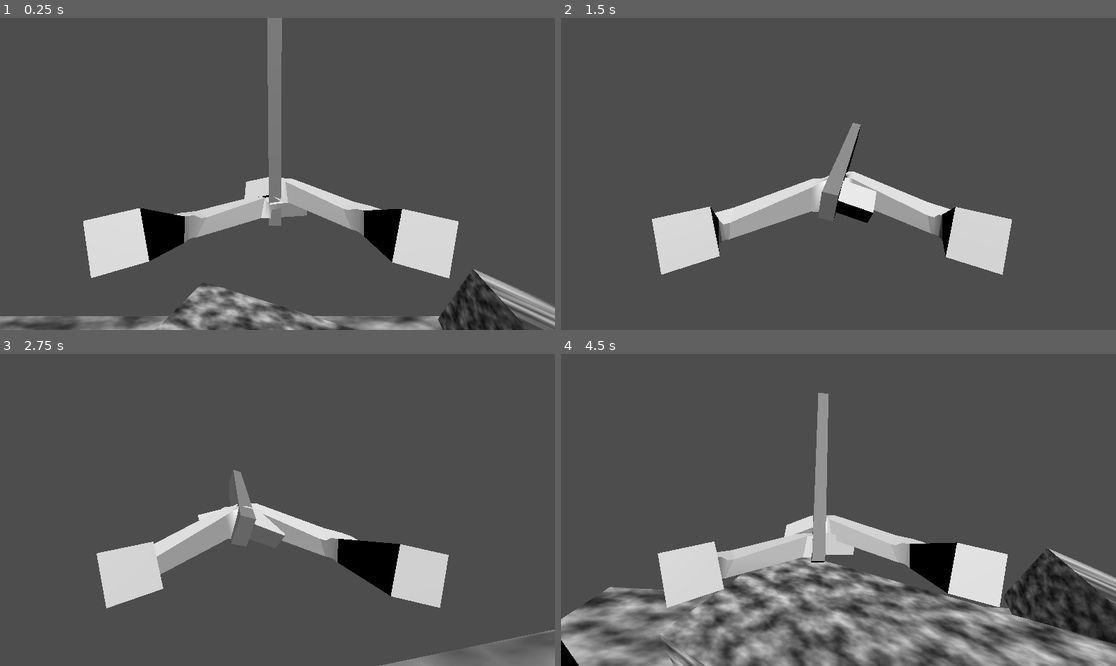
Above: before the commit, frames 1-4 (two rows, left to right).
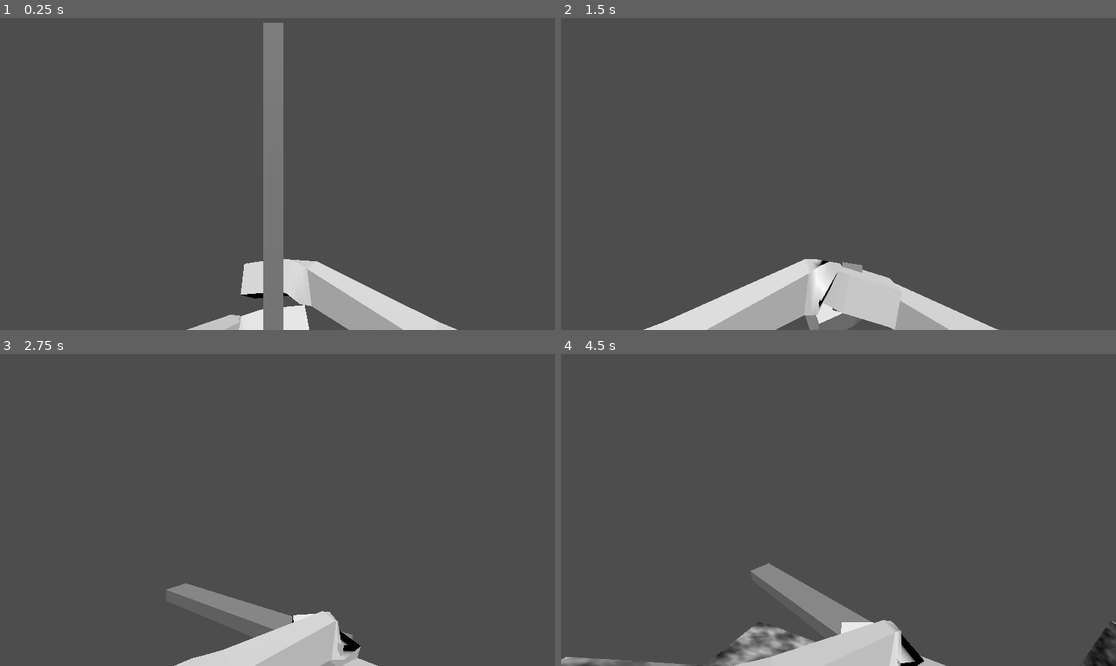
Above: after the commit, the same moments.

Repository: MoustachedMamba/Zarg
Game: Godot game, scene res://testscene.tscn
The game is run twice, just before and just after one commit, with the same random seed, the same clock (stepped at 60 frames per second) and the same inputs.
Inputs (mouse positions are in pixels of both pictures, inside the frame that each line leads up to):
- Up to frame 1 (0.25 s): no input
- Up to frame 2 (1.5 s): move the mouse to (866, 174) at 0.52 s; press the mouse at (866, 174) at 0.53 s; hold W (Forward) from 0.53 s (still down); tap Space (Jump) at 0.77 s; right-click (866, 174) at 0.8 s; move the mouse to (810, 174) at 1.27 s; release the mouse at (810, 174) at 1.28 s; right-click (810, 174) at 1.35 s
- Up to frame 3 (2.75 s): keep holding W (Forward); tap Space (Jump) at 1.52 s; click (249, 510) at 1.55 s; move the mouse to (288, 503) at 2.02 s; press the mouse at (288, 503) at 2.03 s; right-click (288, 503) at 2.3 s
- Up to frame 4 (4.5 s): keep holding W (Forward); move the mouse to (832, 516) at 2.77 s; release the mouse at (832, 516) at 2.78 s; right-click (832, 516) at 2.85 s; tap Space (Jump) at 3.02, 3.77 s; click (832, 516) at 3.05 s; move the mouse to (877, 513) at 3.52 s; hold Ctrl (Crouch) 3.53-4.28 s; right-click (877, 513) at 3.8 s; move the mouse to (794, 506) at 4.27 s; tap Shift (Sprint) at 4.35 s

The runs differ from the first frame. In frame 1, 18% of the frame differs, in the area x 0-100%, y 0-100%; in frame 2, 16%; in frame 3, 13%; in frame 4, 28%, in the area x 0-100%, y 12-100%.

Commit message:
messing with attack animations (wip)
V WIPE? V HUIPE!

Diff:
--- a/char_ctrlr.gd
+++ b/char_ctrlr.gd
@@ -116,25 +116,25 @@
 	if event.is_action_released("Crouch"):
 		crouch_input = false
 		crouched = is_under_smth()
-	if event.is_action_pressed("AttackLeft"):
+	if event.is_action_pressed("AttackLeft") and state == "normal":
 		attack_hold_dir = 1
 		$WindupTimer.start()
 		state = "windup"
-	if event.is_action_pressed("AttackRight"):
+	if event.is_action_pressed("AttackRight") and state == "normal":
 		attack_hold_dir = -1
 		$WindupTimer.start()
 		state = "windup"
-	if event.is_action_released("AttackLeft"):
+	if event.is_action_released("AttackLeft") :
 		attack_hold_dir = 0
 		attack_power = -1*(0.2+(($WindupTimer.wait_time - $WindupTimer.time_left)/$WindupTimer.wait_time)*0.8)
-		$AttackTimer.wait_time = attack_power
+		$AttackTimer.wait_time = abs(attack_power)
 		$AttackTimer.start()
 		$WindupTimer.stop()
 		state = "attacking"
 	if event.is_action_released("AttackRight"):
 		attack_hold_dir = 0
 		attack_power = (0.2+(($WindupTimer.wait_time - $WindupTimer.time_left)/$WindupTimer.wait_time)*0.8)
-		$AttackTimer.wait_time = attack_power
+		$AttackTimer.wait_time = 0.3 + (attack_power-0.2)*0.3
 		$AttackTimer.start()
 		$WindupTimer.stop()
 		state = "attacking"
@@ -175,44 +175,45 @@
 	var target_rot = Quaternion(handtarget.basis.orthonormalized())
 	var current_rot = Quaternion(handtarget.basis.orthonormalized())
 	var centerbasis = $head/headbobcentre/hand_temp.basis.rotated(Vector3(0, 1, 0),PI).orthonormalized()
-	var rotspeed = 0.1
 	var progress = 0
 	if($head/headbobcentre/hand_temp/RayCast3D.is_colliding()):
-		handpos = $head/headbobcentre/hand_temp.to_local($head/headbobcentre/hand_temp/RayCast3D.get_collision_point())/2
+		handpos = $head/headbobcentre/hand_temp.to_local($head/headbobcentre/hand_temp/RayCast3D.get_collision_point())*3/5
 	else:
 		handpos = default_handpos
 	if state == "normal":
 		target_rot = Quaternion(centerbasis)
-		handtarget.position = lerp(handtarget.position, handpos,delta*4)
-		rotspeed = 0.03
+		handtarget.position = lerp(handtarget.position, handpos+Vector3(sin(head_bob_timer/2)*0.8,sin(head_bob_timer)*0.3,sin(head_bob_timer)*0.3),delta*4)
+		target_rot = Quaternion(centerbasis.rotated(Vector3(0, 0, 1),sin(head_bob_timer/2)*0.1).orthonormalized())
 		progress = 1-$AttackTimer.time_left / $AttackTimer.wait_time
 	elif state == "windup":
-		handpos.x += (1 - $WindupTimer.time_left/$WindupTimer.wait_time) * attack_hold_dir * 3
-		handpos.z -= (1 - $WindupTimer.time_left/$WindupTimer.wait_time) * 0.5
-		target_rot = Quaternion(centerbasis.rotated(Vector3(0, 0, 1),-1*attack_hold_dir).orthonormalized())
-		handtarget.position = lerp(handtarget.position, handpos,delta*3)
-		rotspeed = 0.01
-		progress = 1-$WindupTimer.time_left/$WindupTimer.wait_time
+		handpos.x += (1 - $WindupTimer.time_left/$WindupTimer.wait_time) * attack_hold_dir * 2
+		handpos.z -= (1 - $WindupTimer.time_left/$WindupTimer.wait_time) * 1
+		handpos.y += (1 - $WindupTimer.time_left/$WindupTimer.wait_time) * 1
+		target_rot = Quaternion(centerbasis.rotated(Vector3(0, 0, 1),-0.4*attack_hold_dir).orthonormalized())
+		handtarget.position = lerp(handtarget.position, handpos,delta*10)
+		progress = pow(1-$WindupTimer.time_left/$WindupTimer.wait_time, 2.0)
 	elif state == "attacking":
-		handpos.x += attack_power*3
-		handpos.z -= abs(attack_power)
+		progress = 1-$AttackTimer.time_left / $AttackTimer.wait_time
+		#handpos.x += attack_power*2
+		handpos.z += abs(attack_power)*0.5
+		handpos.y -= abs(attack_power)*1
 		handtarget.position = lerp(handtarget.position, handpos,delta*10)
 		centerbasis = centerbasis.rotated(Vector3(0, 1, 0),PI/2*attack_power).orthonormalized()
 		centerbasis = centerbasis.rotated(Vector3(1, 0, 0),PI/2).orthonormalized()
+		#-0.3*(1.0 - abs(attack_power))
 		target_rot = Quaternion(centerbasis.rotated(Vector3(0, 1, 0),attack_power*1).orthonormalized())
-		if (handtarget.position-handpos).length() < 0.01:
+		if $AttackTimer.is_stopped():
 			state = "recovery"
+			$AttackTimer.wait_time/=1.3
 			$AttackTimer.start()
-		rotspeed = 1
-		progress = 1-$AttackTimer.time_left / $AttackTimer.wait_time
 	elif state == "recovery":
 		handtarget.position = lerp(handtarget.position, handpos,delta*2)
+		target_rot = Quaternion(centerbasis)
 		if (handtarget.position-handpos).length() < 1:
 			state = "normal"
-		rotspeed = 0.01
 		progress = 1-$AttackTimer.time_left / $AttackTimer.wait_time
 	current_rot = current_rot.normalized()
 	target_rot = target_rot.normalized()
-	handtarget.basis = Basis(current_rot.slerp(target_rot,0.1))
+	handtarget.basis = Basis(current_rot.slerp(target_rot,progress))
 	#handtarget.basis = Basis(target_rot)
 	handtarget.transform = handtarget.transform.orthonormalized()
--- a/char_ctrlr.tscn
+++ b/char_ctrlr.tscn
@@ -57,7 +57,7 @@
 [node name="headbobcentre" type="Node3D" parent="head"]
 
 [node name="Camera3D" type="Camera3D" parent="head/headbobcentre"]
-transform = Transform3D(1, 6.62991e-06, 0.000174325, -4.67023e-05, 0.972977, 0.230899, -0.000168084, -0.230899, 0.972978, -5.44629e-05, -5.24521e-06, 0.471554)
+transform = Transform3D(1, 0, 0, 0, 0.999999, 0, 0, 0, 1, 0, 0, 0)
 
 [node name="hand_temp" parent="head/headbobcentre" instance=ExtResource("2_mhpgr")]
 transform = Transform3D(-0.301642, -1.67781e-10, -4.55257e-08, -8.02774e-11, 0.301642, 4.54747e-13, 4.5573e-08, -2.04636e-12, -0.301642, -0.0155325, -0.283951, 0.00164635)
@@ -70,3 +70,4 @@
 one_shot = true
 
 [node name="AttackTimer" type="Timer" parent="."]
+one_shot = true
--- a/hands.tscn
+++ b/hands.tscn
@@ -31,10 +31,10 @@
 transform = Transform3D(1, 0, 0, 0, 1, 0, 0, 0, 1, 0, 0, 3)
 
 [node name="left" type="Node3D" parent="Target" index="0"]
-transform = Transform3D(0.129246, -0.991613, -6.02183e-09, 0.479411, 0.0624858, -0.875363, 0.868021, 0.113137, 0.483466, 0.122683, -0.844928, 0)
+transform = Transform3D(0.129246, -0.991613, -6.02183e-09, 0.479411, 0.0624858, -0.875363, 0.868021, 0.113137, 0.483466, 0.347749, -1.21708, 0)
 
 [node name="right" type="Node3D" parent="Target" index="1"]
-transform = Transform3D(0.504708, 0.86329, 0, 0.429582, -0.251148, -0.867401, -0.748818, 0.437784, -0.49761, -0.121736, -0.460857, 0)
+transform = Transform3D(0.504708, 0.86329, 0, 0.429582, -0.251148, -0.867401, -0.748818, 0.437784, -0.49761, -0.352195, -0.460857, 0)
 
 [node name="Area3D" type="Area3D" parent="Target" index="2"]
 
